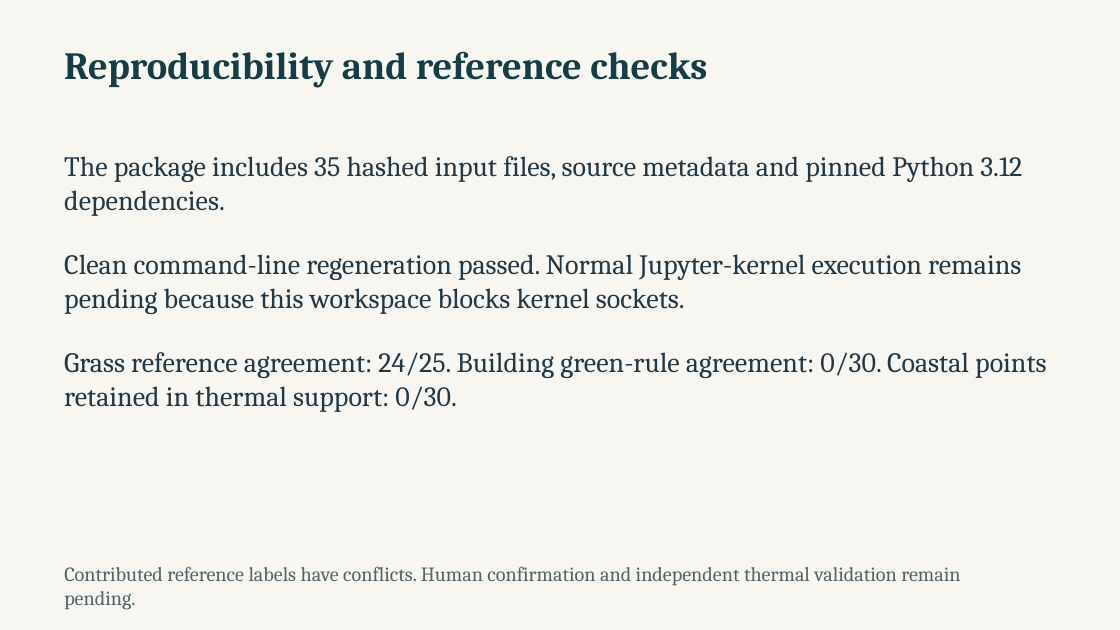
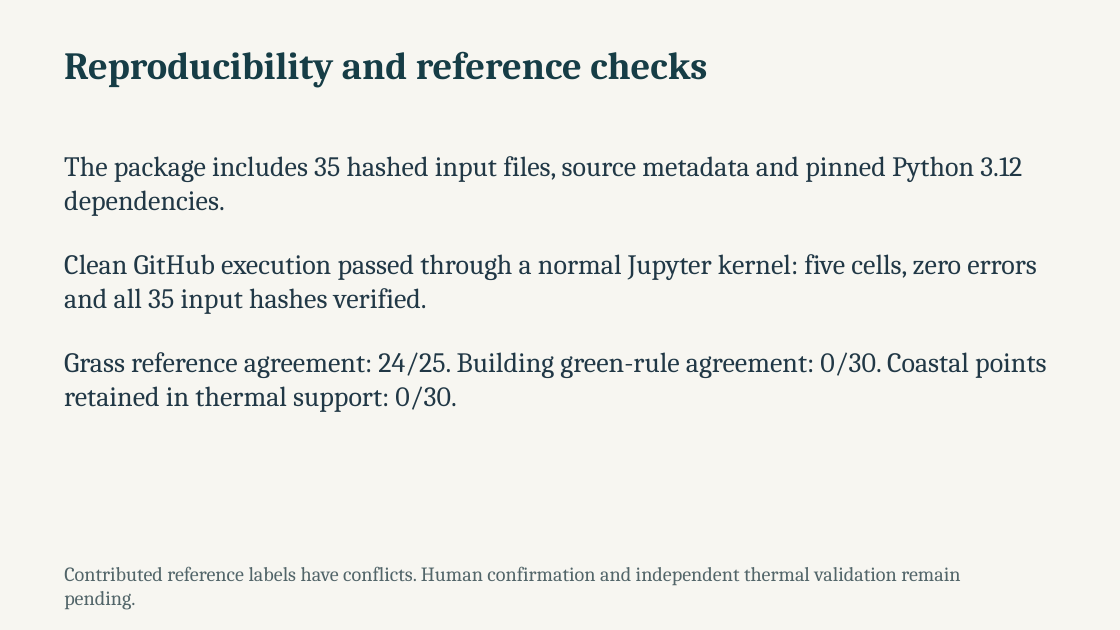
Before and after one commit to NasserAlhuri/spaceHacathon, a slide deck: slide 7 of docs/UrbanHeat-AlKhor-Pitch.pptx. Drawn at 1120x630 pixels with LibreOffice and Linux fonts; fonts in the diff are those of the drawing. Boxes give left, top, right and bottom in pixels: in the first picture for what was removed or moved away, otherwise in the second. Text is boxed around its words. In the diff, an @@ line names an element or a change of style, - is before the commit and + after.

Commit message:
Save verified Al Khor notebook outputs and update review package [skip ci]

```diff
--- a/docs/UrbanHeat-AlKhor-Pitch.pptx
+++ b/docs/UrbanHeat-AlKhor-Pitch.pptx
@@ text at box(64, 254, 1037, 314): text changed @@
-Clean command-line regeneration passed. Normal Jupyter-kernel execution remains pending because this workspace blocks kernel sockets.
+Clean GitHub execution passed through a normal Jupyter kernel: five cells, zero errors and all 35 input hashes verified.
```
Also in this commit, not shown: 9 other files.
